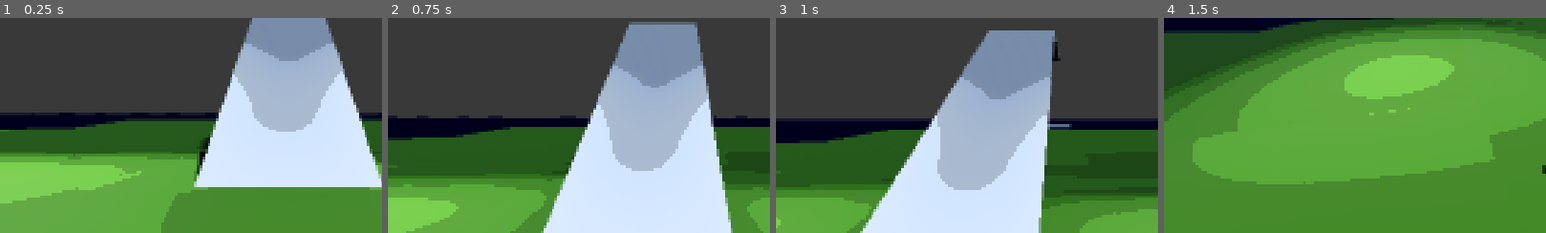
Above: before the commit, frames 1-4 (left to right).
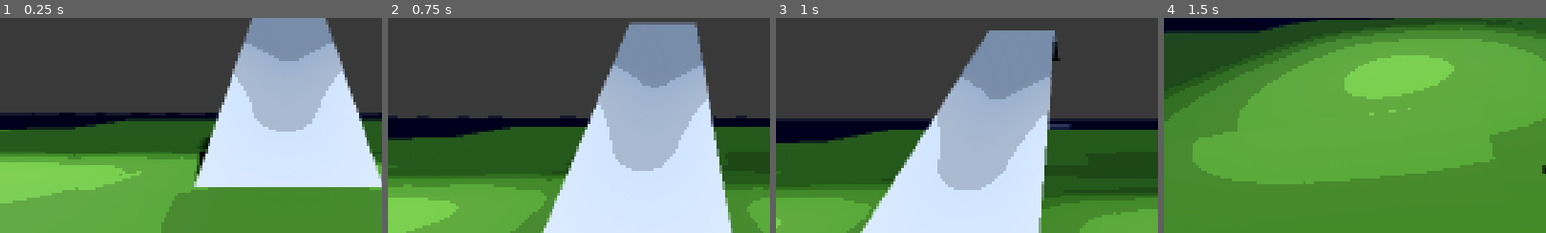
Above: after the commit, the same moments.

Repository: bobiscoolleonardo-collab/Collab
Game: Godot game, scene res://Scenes/game.tscn
Same seed, same stepped clock (60 frames per second), same inputs: the game is played once before the commit and once after it.
Inputs (mouse positions are % of the whole screen's width and height, from its top left):
- Up to frame 1 (0.25 s): no input
- Up to frame 2 (0.75 s): move the mouse to (72, 45) at 0.52 s; hold D (right) from 0.53 s (still down); hold Space (space) from 0.53 s (still down); click (72, 45) at 0.67 s
- Up to frame 3 (1 s): keep holding D (right); keep holding Space (space); tap Shift (sprint) at 0.8 s
- Up to frame 4 (1.5 s): move the mouse to (45, 50) at 1.27 s; release D (right) at 1.28 s; release Space (space) at 1.28 s; hold W (up) from 1.28 s (still down); tap Shift (sprint) at 1.35 s
The pictures show only the part of the screen within x 12-62%, y 33-83%; the shares and areas given below are measured in that part.

Frames 1-2 are identical in both runs. In frame 3, less than 0.1% of the frame differs, in the area x 71-77%, y 49-51%; in frame 4, nothing differs.

Commit message:
Underwater

Diff:
--- a/Scenes/game.tscn
+++ b/Scenes/game.tscn
@@ -222,7 +222,7 @@
 [node name="player" parent="." unique_id=298331612 instance=ExtResource("1_ebmjs")]
 transform = Transform3D(1, 0, 0, 0, 1, 0, 0, 0, 1, 0, 2.8017867, 0)
 
-[node name="water" type="MeshInstance3D" parent="." unique_id=1268632989]
+[node name="water" type="MeshInstance3D" parent="." unique_id=1268632989 groups=["water"]]
 transform = Transform3D(1, 0, 0, 0, 1, 0, 0, 0, 1, 0, -0.4070902, 0.40032053)
 material_override = SubResource("ShaderMaterial_i6g32")
 extra_cull_margin = 16384.0
--- a/Scenes/player.tscn
+++ b/Scenes/player.tscn
@@ -3,6 +3,7 @@
 [ext_resource type="Script" uid="uid://g77wxivcs805" path="res://Scripts/player.gd" id="1_v0iea"]
 [ext_resource type="PackedScene" uid="uid://cfy2rghhnl1os" path="res://Scenes/fishing_rod.tscn" id="2_6t5aa"]
 [ext_resource type="Shader" uid="uid://b1e5d05gsbdsd" path="res://Shaders/Pixelation.gdshader" id="2_cvnsp"]
+[ext_resource type="Shader" path="res://Shaders/UnderwaterPostProcessing.gdshader" id="3_1pmhq"]
 [ext_resource type="Script" uid="uid://dswhxc2yynpkj" path="res://Scripts/UserInterface.gd" id="3_ukyrk"]
 [ext_resource type="Theme" uid="uid://cgfyu5a15lk7l" path="res://UI/Themes/Debug.tres" id="4_gymyn"]
 [ext_resource type="Script" uid="uid://dhvcrghyj05u7" path="res://Scripts/PlayerStates/StateMachine.gd" id="4_x3wgy"]
@@ -24,9 +25,19 @@
 shader_parameter/levels = 55.0
 shader_parameter/gamma = Vector2(0.125, 11)
 
-[node name="player" type="CharacterBody3D" unique_id=298331612 node_paths=PackedStringArray("ray_cast", "neck", "camera", "hands")]
+[sub_resource type="ShaderMaterial" id="ShaderMaterial_1pmhq"]
+shader = ExtResource("3_1pmhq")
+shader_parameter/strength = 0.0
+shader_parameter/water_tint = Color(0.02, 0.22, 0.3, 1)
+shader_parameter/tint_strength = 0.45
+shader_parameter/distortion_strength = 0.012
+shader_parameter/caustic_strength = 0.16
+shader_parameter/edge_darkness = 0.35
+
+[node name="player" type="CharacterBody3D" unique_id=298331612 node_paths=PackedStringArray("ray_cast", "underwater_overlay", "neck", "camera", "hands")]
 script = ExtResource("1_v0iea")
 ray_cast = NodePath("neck/Camera3D/InteractRayCast")
+underwater_overlay = NodePath("UserInterface/UnderwaterPostProcessing")
 neck = NodePath("neck")
 camera = NodePath("neck/Camera3D")
 hands = NodePath("Hands")
@@ -70,6 +81,17 @@
 
 [node name="PostProcessing" type="ColorRect" parent="UserInterface" unique_id=800061311]
 material = SubResource("ShaderMaterial_cvnsp")
+layout_mode = 1
+anchors_preset = 15
+anchor_right = 1.0
+anchor_bottom = 1.0
+grow_horizontal = 2
+grow_vertical = 2
+mouse_filter = 2
+
+[node name="UnderwaterPostProcessing" type="ColorRect" parent="UserInterface" unique_id=914320721]
+visible = false
+material = SubResource("ShaderMaterial_1pmhq")
 layout_mode = 1
 anchors_preset = 15
 anchor_right = 1.0
--- /dev/null
+++ b/Scripts/WaterSurface.gd
@@ -0,0 +1,63 @@
+class_name WaterSurface
+extends RefCounted
+
+const DEFAULT_WATER_SIZE := Vector2(100.0, 100.0)
+
+const WAVES := [
+	{ "dir": Vector2(1.0, 0.3), "steepness": 0.08, "wl": 6.0 },
+	{ "dir": Vector2(0.3, 1.0), "steepness": 0.06, "wl": 4.0 },
+	{ "dir": Vector2(-0.5, 0.8), "steepness": 0.04, "wl": 2.5 },
+]
+
+static func gerstner(world_pos: Vector3, dir: Vector2, steepness: float, wavelength: float, time: float = -1.0) -> Vector3:
+	if time < 0.0:
+		time = Time.get_ticks_msec() / 1000.0
+
+	dir = dir.normalized()
+	var k := 2.0 * PI / wavelength
+	var c := sqrt(9.8 / k)
+	var f := k * (dir.dot(Vector2(world_pos.x, world_pos.z)) - c * time)
+	var a := steepness / k
+
+	return Vector3(
+		dir.x * a * cos(f),
+		a * sin(f),
+		dir.y * a * cos(f)
+	)
+
+static func get_wave_offset(world_pos: Vector3, time: float = -1.0) -> Vector3:
+	var offset := Vector3.ZERO
+	for wave in WAVES:
+		var dir: Vector2 = wave["dir"]
+		var steepness: float = wave["steepness"]
+		var wavelength: float = wave["wl"]
+		offset += gerstner(world_pos, dir, steepness, wavelength, time)
+	return offset
+
+static func get_water_size(water: Node3D, fallback_size: Vector2 = DEFAULT_WATER_SIZE) -> Vector2:
+	if water is MeshInstance3D:
+		var mesh := (water as MeshInstance3D).mesh
+		if mesh is PlaneMesh:
+			return (mesh as PlaneMesh).size
+	return fallback_size
+
+static func is_position_over_water(world_pos: Vector3, water: Node3D, fallback_size: Vector2 = DEFAULT_WATER_SIZE) -> bool:
+	if water == null:
+		return false
+
+	var local_pos := water.to_local(world_pos)
+	var size := get_water_size(water, fallback_size)
+	return abs(local_pos.x) <= size.x * 0.5 and abs(local_pos.z) <= size.y * 0.5
+
+static func get_surface_y(world_pos: Vector3, water: Node3D) -> float:
+	if water == null:
+		return get_wave_offset(world_pos).y
+	return water.global_position.y + get_wave_offset(world_pos).y
+
+static func get_surface_position(world_pos: Vector3, water: Node3D) -> Vector3:
+	var offset := get_wave_offset(world_pos)
+	var base_y := 0.0
+	if water != null:
+		base_y = water.global_position.y
+
+	return Vector3(world_pos.x + offset.x, base_y + offset.y, world_pos.z + offset.z)
--- a/Scripts/cube.gd
+++ b/Scripts/cube.gd
@@ -1,40 +1,33 @@
 extends RigidBody3D
-
-const WAVES := [
-	{ "dir": Vector2(1.0,  0.3), "steepness": 0.08, "wl": 6.0 },
-	{ "dir": Vector2(0.3,  1.0), "steepness": 0.06, "wl": 4.0 },
-	{ "dir": Vector2(-0.5, 0.8), "steepness": 0.04, "wl": 2.5 },
-]
 
 @export var float_strength      := 20.0
 @export var max_depth           := 2.0
 @export var water_drag          := 0.2
 @export var water_angular_drag  := 0.4
+@export var water: Node3D
+@export var water_size := Vector2(100.0, 100.0)
 
 @onready var float_points = $FloatPoints.get_children()
 @onready var gravity = ProjectSettings.get_setting("physics/3d/default_gravity")
 
 var submerged := false
 
-func gerstner(p: Vector3, dir: Vector2, steepness: float, wl: float) -> Vector3:
-	dir = dir.normalized()
-	var k := 2.0 * PI / wl
-	var c := sqrt(9.8 / k)
-	var f := k * (dir.dot(Vector2(p.x, p.z)) - c * Time.get_ticks_msec() / 1000.0)
-	var a := steepness / k
-	return Vector3(dir.x * a * cos(f), a * sin(f), dir.y * a * cos(f))
-
-func get_wave_height(world_pos: Vector3) -> float:
-	var offset := Vector3.ZERO
-	for w in WAVES:
-		offset += gerstner(world_pos, w["dir"], w["steepness"], w["wl"])
-	return offset.y
+func _ready() -> void:
+	water = _find_water()
 
 func _physics_process(_delta):
+	if water == null:
+		water = _find_water()
+	if water == null:
+		return
+
 	submerged = false
 	for point in float_points:
 		var world_pos: Vector3 = point.global_transform.origin
-		var surface_y := get_wave_height(world_pos)
+		if not WaterSurface.is_position_over_water(world_pos, water, water_size):
+			continue
+
+		var surface_y := WaterSurface.get_surface_y(world_pos, water)
 		var depth := surface_y - world_pos.y - 0.7
 		if depth > 0.0:
 			submerged = true
@@ -49,3 +42,15 @@
 	if submerged:
 		state.linear_velocity  = state.linear_velocity.lerp(Vector3.ZERO, water_drag)
 		state.angular_velocity = state.angular_velocity.lerp(Vector3.ZERO, water_angular_drag)
+
+func _find_water() -> Node3D:
+	var grouped := get_tree().get_first_node_in_group("water")
+	if grouped is Node3D:
+		return grouped
+
+	if get_tree().current_scene:
+		var named := get_tree().current_scene.find_child("water", true, false)
+		if named is Node3D:
+			return named
+
+	return null
--- a/Scripts/player.gd
+++ b/Scripts/player.gd
@@ -33,7 +33,18 @@
 	{ "dir": Vector2(-0.5, 0.8), "steepness": 0.04, "wl": 2.5 },
 ]
 var is_in_water := false
+var is_camera_underwater := false
 var water_surface_y := 0.0
+var camera_water_surface_y := 0.0
+var underwater_blend := 0.0
+
+@export var water: Node3D
+@export var underwater_overlay: ColorRect
+@export var water_size := Vector2(100.0, 100.0)
+@export var swim_speed := 4.0
+@export var swim_sprint_speed := 5.5
+@export var swim_acceleration := 5.0
+@export var underwater_fade_speed := 5.0
 
 @export var neck : Node3D
 @export var camera : Camera3D
@@ -41,6 +52,8 @@
 
 func _ready() -> void:
 	global.player = self
+	water = _find_water()
+	_set_underwater_overlay_strength(0.0)
 
 func gerstner(p: Vector3, dir: Vector2, steepness: float, wl: float) -> Vector3:
 	dir = dir.normalized()
@@ -53,8 +66,11 @@
 func get_wave_height(world_pos: Vector3) -> float:
 	var offset := Vector3.ZERO
 	for w in WAVES:
-		offset += gerstner(world_pos, w["dir"], w["steepness"], w["wl"])
-	return offset.y
+		var direction: Vector2 = w["dir"]
+		var steepness: float = w["steepness"]
+		var wavelength: float = w["wl"]
+		offset += gerstner(world_pos, direction, steepness, wavelength)
+	return _get_water_base_y() + offset.y
 
 func _unhandled_input(event: InputEvent) -> void:
 	if event is InputEventMouseButton:
@@ -87,35 +103,105 @@
 	movement_speed = sprint_speed if is_sprinting else walk_speed
 
 	# --- water check ---
-	water_surface_y = get_wave_height(global_position)
-	is_in_water = global_position.y < water_surface_y
-
-	if is_in_water:
-		var depth = water_surface_y - global_position.y
-		velocity.y = lerp(velocity.y, depth * 8.0 if depth > 0.3 else 0.0, 0.05)
-		if Input.is_action_pressed("space"):
-			velocity.y = lerp(velocity.y, 4.0, 0.15)
-		elif depth < 0.3:
-			velocity.y -= gravity * 0.3 * delta
-	else:
+	_update_water_state(delta)
+
+	if not is_in_water:
 		if not is_on_floor():
 			velocity.y -= gravity * delta
 
-	if Input.is_action_just_pressed("space") and is_on_floor():
+	if Input.is_action_just_pressed("space") and is_on_floor() and not is_in_water:
 		velocity.y = jump_velocity
 
 	var input_dir := Input.get_vector("left", "right", "up", "down")
-	var direction = (neck.transform.basis * Vector3(input_dir.x, 0, input_dir.y)).normalized()
 	var target_velocity = Vector3.ZERO
-	if direction:
-		is_moving = true
-		target_velocity.x = direction.x * movement_speed
-		target_velocity.z = direction.z * movement_speed
-	velocity.x = lerp(velocity.x, target_velocity.x, 10 * delta)
-	velocity.z = lerp(velocity.z, target_velocity.z, 10 * delta)
+
+	if is_in_water:
+		var swim_direction := _get_swim_direction(input_dir)
+		if swim_direction:
+			is_moving = true
+			var target_swim_speed := swim_sprint_speed if is_sprinting else swim_speed
+			target_velocity = swim_direction * target_swim_speed
+
+		velocity = velocity.lerp(target_velocity, clamp(swim_acceleration * delta, 0.0, 1.0))
+	else:
+		var direction = (neck.transform.basis * Vector3(input_dir.x, 0, input_dir.y)).normalized()
+		if direction:
+			is_moving = true
+			target_velocity.x = direction.x * movement_speed
+			target_velocity.z = direction.z * movement_speed
+		velocity.x = lerp(velocity.x, target_velocity.x, 10 * delta)
+		velocity.z = lerp(velocity.z, target_velocity.z, 10 * delta)
+
 	target_roll = lerp(target_roll, 0.0, delta * 5.0)
 	move_and_slide()
 	camera_bob(delta)
+
+func _update_water_state(delta: float) -> void:
+	if water == null:
+		water = _find_water()
+
+	var player_over_water := _is_position_over_water(global_position)
+	var camera_over_water := _is_position_over_water(camera.global_position)
+
+	water_surface_y = get_wave_height(global_position)
+	camera_water_surface_y = get_wave_height(camera.global_position)
+
+	is_in_water = player_over_water and global_position.y < water_surface_y
+	is_camera_underwater = camera_over_water and camera.global_position.y < camera_water_surface_y
+
+	var target_blend := 1.0 if is_camera_underwater else 0.0
+	underwater_blend = move_toward(underwater_blend, target_blend, underwater_fade_speed * delta)
+	_set_underwater_overlay_strength(underwater_blend)
+
+func _get_swim_direction(input_dir: Vector2) -> Vector3:
+	var forward := -camera.global_transform.basis.z.normalized()
+	var right := camera.global_transform.basis.x.normalized()
+	var swim_direction := right * input_dir.x + forward * -input_dir.y
+
+	if Input.is_action_pressed("space"):
+		swim_direction += Vector3.UP
+
+	return swim_direction.normalized()
+
+func _set_underwater_overlay_strength(strength: float) -> void:
+	if underwater_overlay == null:
+		return
+
+	underwater_overlay.visible = strength > 0.01
+	var shader_material := underwater_overlay.material as ShaderMaterial
+	if shader_material:
+		shader_material.set_shader_parameter("strength", strength)
+
+func _find_water() -> Node3D:
+	var grouped := get_tree().get_first_node_in_group("water")
+	if grouped is Node3D:
+		return grouped
+
+	if get_tree().current_scene:
+		var named := get_tree().current_scene.find_child("water", true, false)
+		if named is Node3D:
+			return named
+
+	return null
+
+func _get_water_base_y() -> float:
+	if water == null:
+		return 0.0
+	return water.global_position.y
+
+func _is_position_over_water(world_pos: Vector3) -> bool:
+	if water == null:
+		return false
+
+	var local_pos := water.to_local(world_pos)
+	var size := water_size
+
+	if water is MeshInstance3D:
+		var mesh := (water as MeshInstance3D).mesh
+		if mesh is PlaneMesh:
+			size = (mesh as PlaneMesh).size
+
+	return abs(local_pos.x) <= size.x * 0.5 and abs(local_pos.z) <= size.y * 0.5
 
 func _find_interactable(node: Node) -> Interactable:
 	# Only walk UP the parent tree from the hit node
--- /dev/null
+++ b/Shaders/UnderwaterPostProcessing.gdshader
@@ -0,0 +1,38 @@
+shader_type canvas_item;
+
+uniform sampler2D screen_texture : hint_screen_texture, repeat_disable, filter_linear;
+
+uniform float strength : hint_range(0.0, 1.0, 0.01) = 1.0;
+uniform vec4 water_tint : source_color = vec4(0.02, 0.22, 0.30, 1.0);
+uniform float tint_strength : hint_range(0.0, 1.0, 0.01) = 0.45;
+uniform float distortion_strength : hint_range(0.0, 0.05, 0.001) = 0.012;
+uniform float caustic_strength : hint_range(0.0, 1.0, 0.01) = 0.16;
+uniform float edge_darkness : hint_range(0.0, 1.0, 0.01) = 0.35;
+
+float random(vec2 value) {
+	return fract(sin(dot(value, vec2(12.9898, 78.233))) * 43758.5453);
+}
+
+void fragment() {
+	vec2 wave_offset = vec2(
+		sin(SCREEN_UV.y * 34.0 + TIME * 1.7),
+		cos(SCREEN_UV.x * 28.0 - TIME * 1.25)
+	) * distortion_strength * strength;
+
+	vec4 screen_color = texture(screen_texture, SCREEN_UV + wave_offset);
+	vec3 color = mix(screen_color.rgb, water_tint.rgb, tint_strength * strength);
+
+	float caustic_a = sin((SCREEN_UV.x + SCREEN_UV.y * 0.65 + TIME * 0.18) * 42.0);
+	float caustic_b = sin((SCREEN_UV.x * -0.8 + SCREEN_UV.y + TIME * 0.12) * 36.0);
+	float caustic = smoothstep(0.82, 1.0, (caustic_a + caustic_b) * 0.25 + 0.5);
+	color += vec3(0.10, 0.28, 0.26) * caustic * caustic_strength * strength;
+
+	vec2 bubble_grid = floor((SCREEN_UV + vec2(0.0, TIME * 0.035)) * vec2(55.0, 32.0));
+	float bubbles = step(0.985, random(bubble_grid));
+	color += vec3(0.35, 0.65, 0.70) * bubbles * 0.08 * strength;
+
+	float vignette = smoothstep(0.82, 0.25, distance(SCREEN_UV, vec2(0.5)));
+	color *= mix(1.0 - edge_darkness * strength, 1.0, vignette);
+
+	COLOR = vec4(color, 1.0);
+}
Not shown, added: Scripts/WaterSurface.gd.uid
Not shown, added: Shaders/UnderwaterPostProcessing.gdshader.uid
